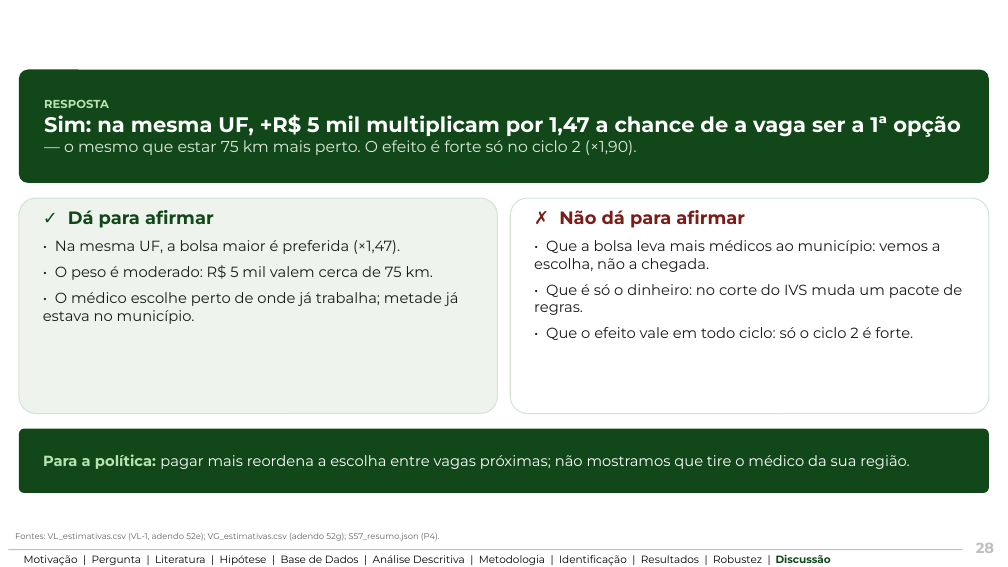
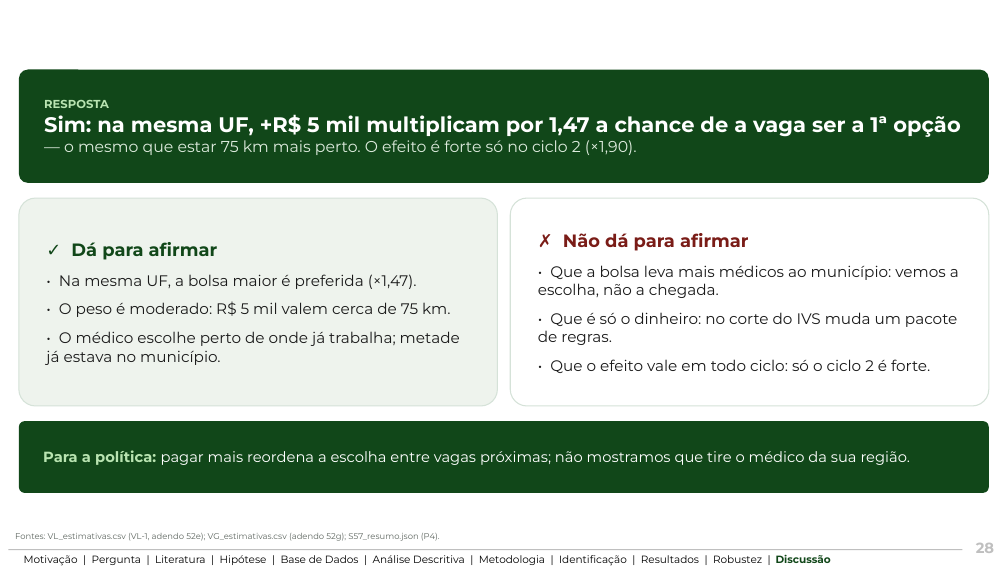
Before and after one commit to ka1victor/impact-eval-health-econ-pmme, a slide deck: slide 28 of output/apresentacao_banca_final/deck_banca_final_grupo.pptx. Drawn at 1008x567 pixels with LibreOffice and Linux fonts; fonts in the diff are those of the drawing; background and template pictures are left out. Boxes give left, top, right and bottom in pixels: in the first picture for what was removed or moved away, otherwise in the second. Text is boxed around its words. In the diff, an @@ line names an element or a change of style, - is before the commit and + after.

```diff
--- a/output/apresentacao_banca_final/deck_banca_final_grupo.pptx
+++ b/output/apresentacao_banca_final/deck_banca_final_grupo.pptx
@@ rounded rectangle "✓ Dá para afirmar" resized from (x1=19, y1=198, x2=498, y2=414) to (x1=19, y1=198, x2=498, y2=406) @@
@@ rounded rectangle "✓ Dá para afirmar" at (x1=19, y1=198, x2=498, y2=406): size 14 to 14.5 pt; more space between paragraphs; vertical alignment top to middle @@
@@ rounded rectangle "✗ Não dá para afirmar" at (x1=510, y1=198, x2=989, y2=406): size 14 to 14.5 pt; more space between paragraphs; vertical alignment top to middle @@
@@ rounded rectangle "✗ Não dá para afirmar" resized from (x1=510, y1=198, x2=989, y2=414) to (x1=510, y1=198, x2=989, y2=406) @@
@@ rounded rectangle "Para a política: pagar mais ..." resized from (x1=19, y1=429, x2=989, y2=493) to (x1=19, y1=421, x2=989, y2=493) @@
```
Also in this commit, not shown: 10 other slides changed, 10 other files.
